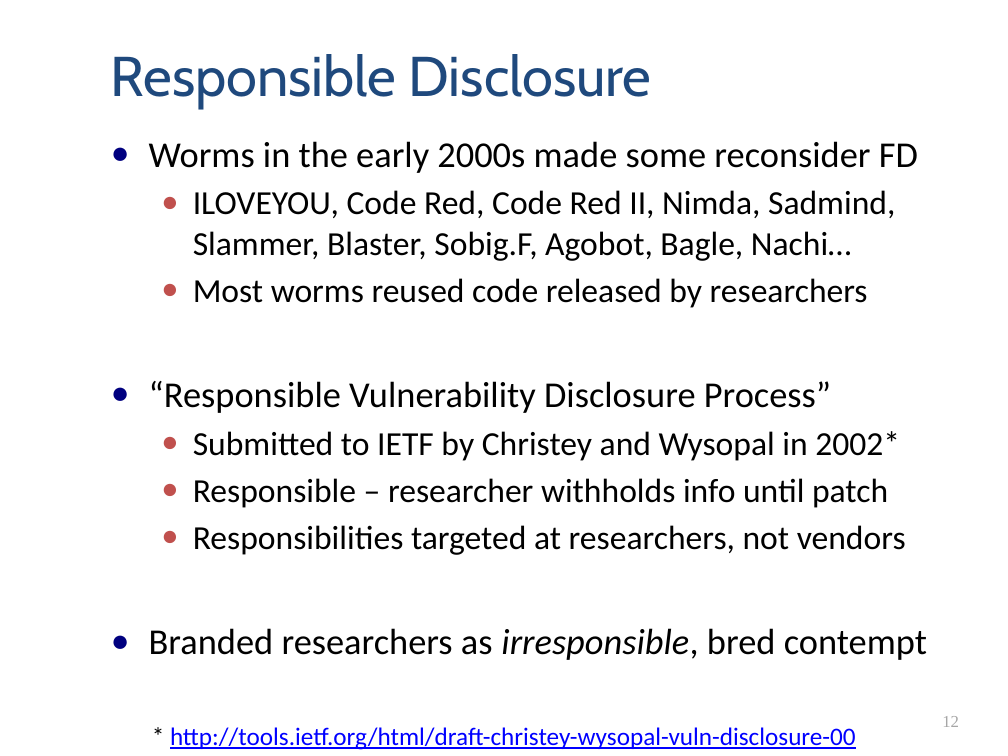
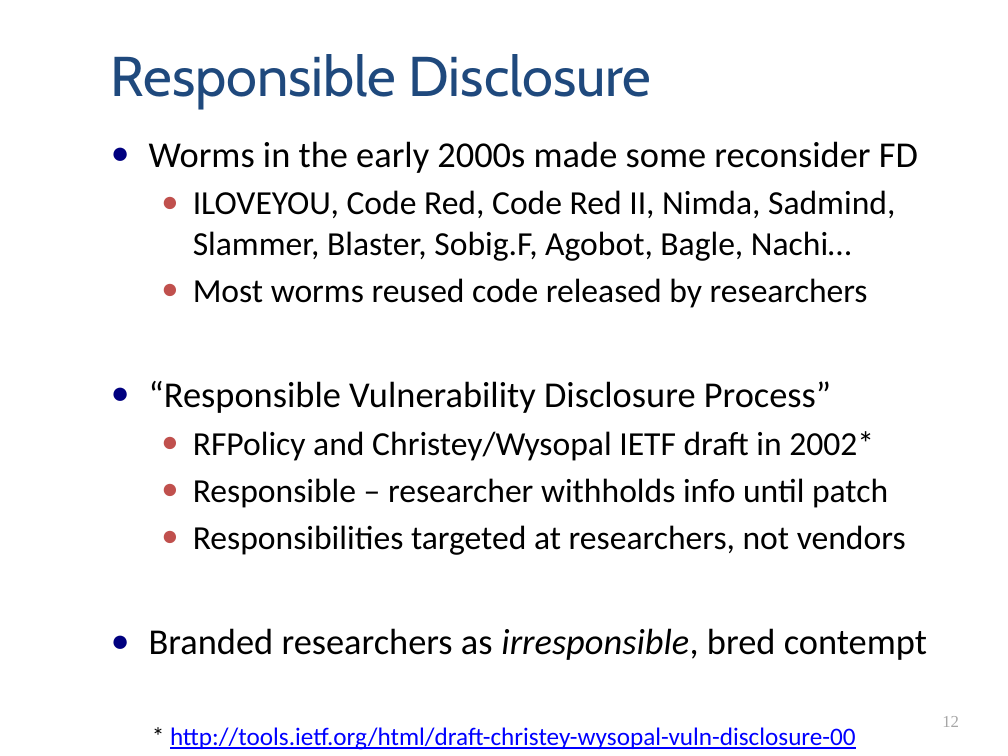
Before and after one commit to kidd0/cs6573, a slide deck: slide 12 of 0_intro_re/vuln_disclosure.pptx. Drawn at 1008x756 pixels with LibreOffice and Linux fonts; fonts in the diff are those of the drawing. Boxes give left, top, right and bottom in pixels: in the first picture for what was removed or moved away, otherwise in the second. Text is boxed around its words. In the diff, an @@ line names an element or a change of style, - is before the commit and + after.

```diff
--- a/0_intro_re/vuln_disclosure.pptx
+++ b/0_intro_re/vuln_disclosure.pptx
@@ text at (193, 431, 874, 461): text changed @@
-  ● Submitted to IETF by Christey and Wysopal in 2002*
+  ● RFPolicy and Christey/Wysopal IETF draft in 2002*
```
Also in this commit, not shown: 2 other slides changed.
